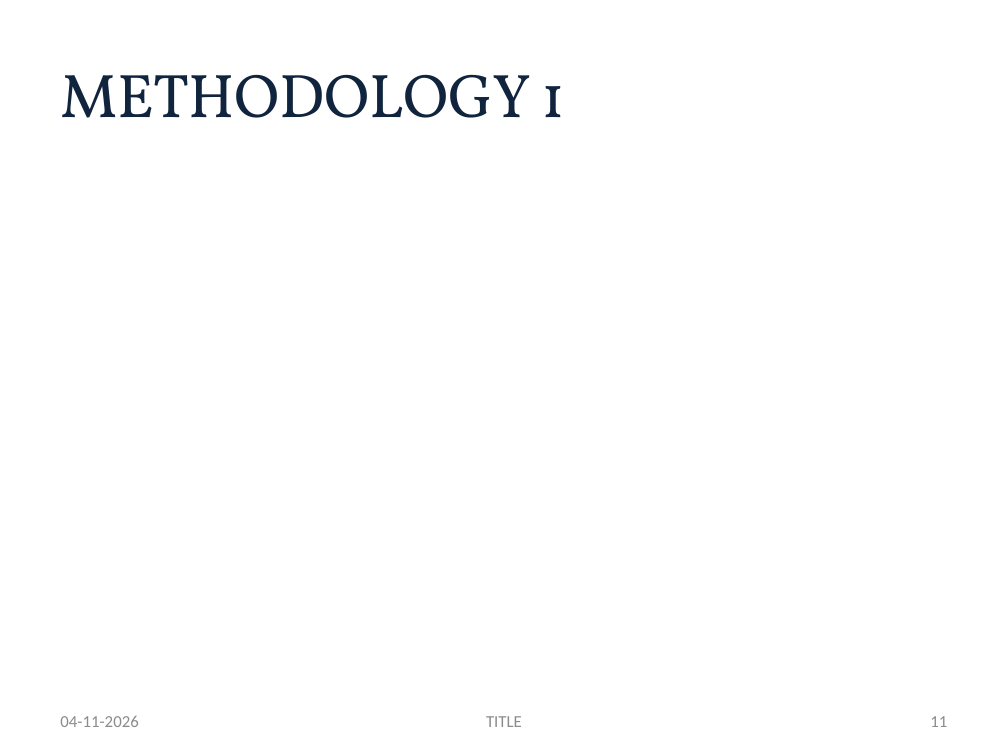
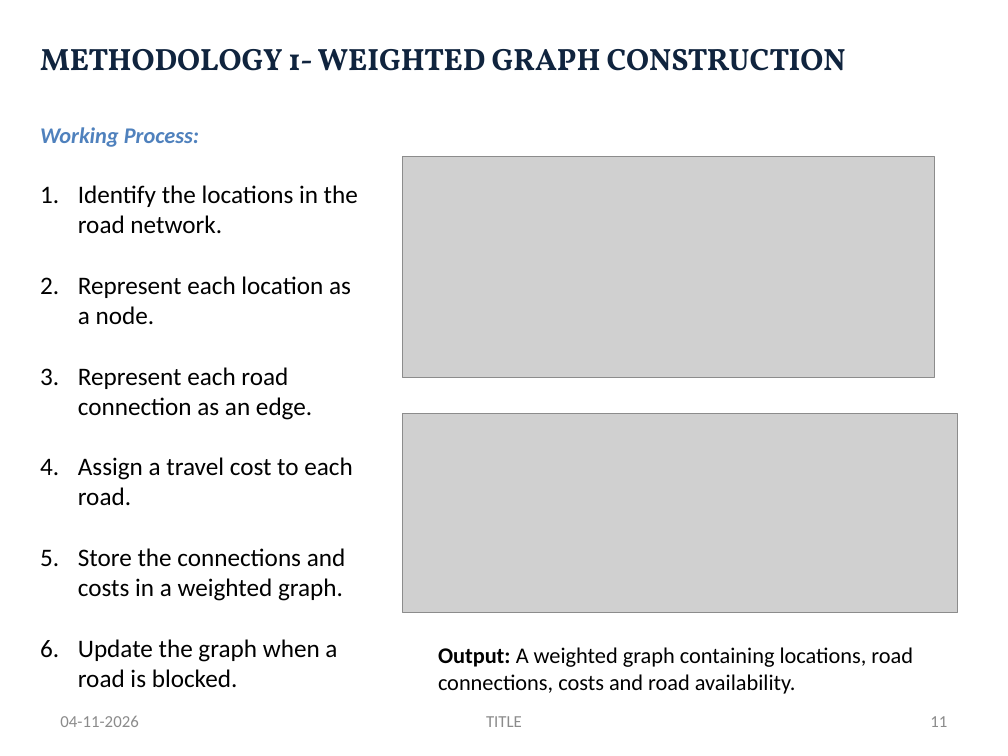
Before and after one commit to Abenanthan/FOAI-Navigation-System, a slide deck: slide 11 of FOAI Project PPT.pptx. Drawn at 1008x756 pixels with LibreOffice and Linux fonts; fonts in the diff are those of the drawing; grey boxes stand for pictures. Boxes give left, top, right and bottom in pixels: in the first picture for what was removed or moved away, otherwise in the second. Text is boxed around its words. In the diff, an @@ line names an element or a change of style, - is before the commit and + after.

```diff
--- a/FOAI Project PPT.pptx
+++ b/FOAI Project PPT.pptx
@@ title at (x1=40, y1=49, x2=846, y2=71): text changed; size 44 to 22 pt; bold on @@
-METHODOLOGY 1
+METHODOLOGY 1- WEIGHTED GRAPH CONSTRUCTION
@@ text added at (x1=40, y1=127, x2=358, y2=687), 18 pt, text #000000 @@
+Working Process:
+1. Identify the locations in the road network.
+2. Represent each location as a node.
+3. Represent each road connection as an edge.
+4. Assign a travel cost to each road.
+5. Store the connections and costs in a weighted graph.
+6. Update the graph when a road is blocked.
@@ picture added at (x1=403, y1=157, x2=934, y2=378) @@
@@ picture added at (x1=402, y1=413, x2=958, y2=612) @@
@@ text added at (x1=438, y1=647, x2=913, y2=694), 16 pt, text #000000 @@
+Output: A weighted graph containing locations, road connections, costs and road availability.
```
Also in this commit, not shown: 15 other slides changed, 3 slides added, 3 slides removed.
